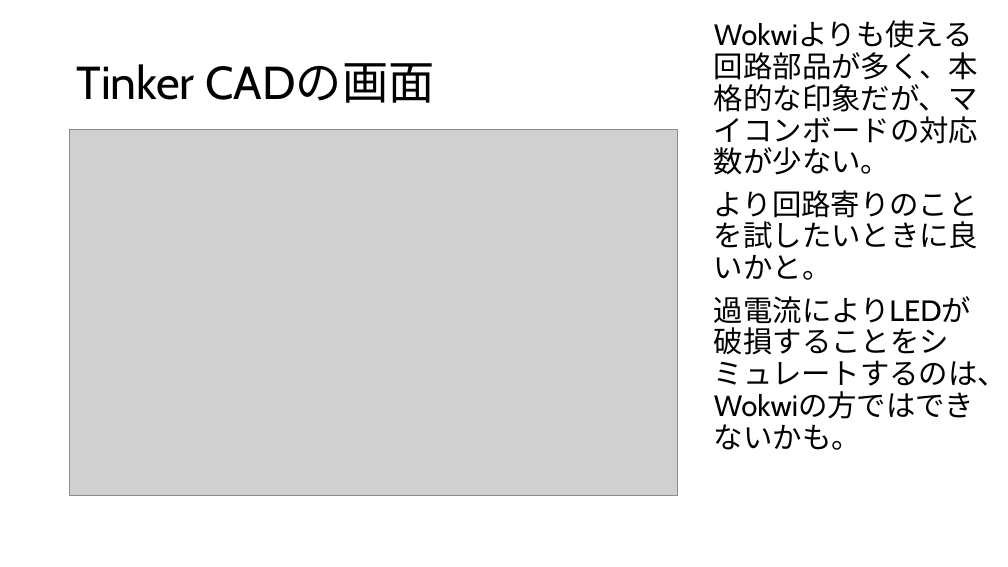
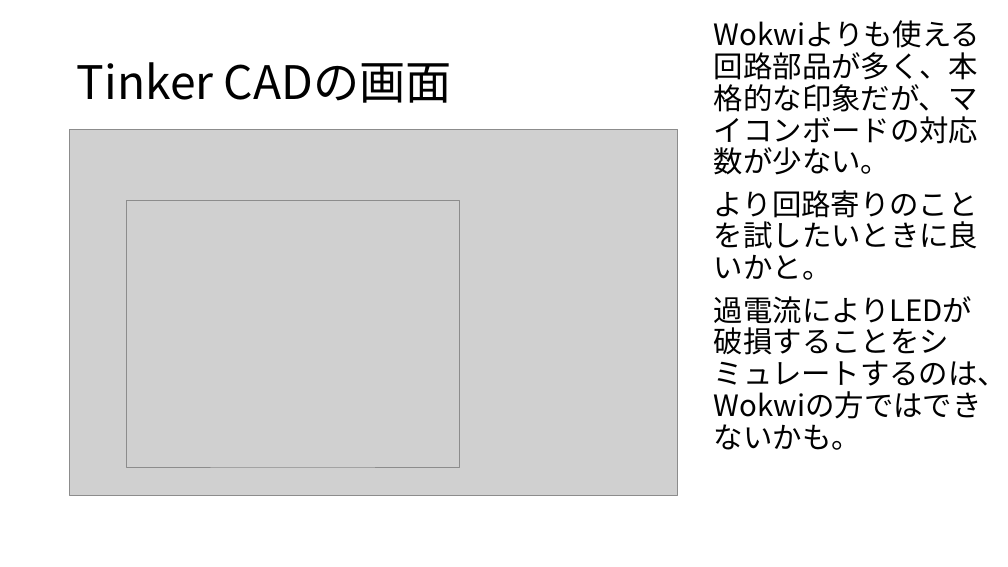
Before and after one commit to potechisakura/ren01, a slide deck: slide 7 of 01.pptx (slide 5 before the commit). Drawn at 1008x567 pixels with LibreOffice and Linux fonts; fonts in the diff are those of the drawing; grey boxes stand for pictures. Boxes give left, top, right and bottom in pixels: in the first picture for what was removed or moved away, otherwise in the second. Text is boxed around its words. In the diff, an @@ line names an element or a change of style, - is before the commit and + after.

```diff
--- a/01.pptx
+++ b/01.pptx
@@ text "Wokwiよりも使える回路部品が多く、本格的な印象だが、マイコンボードの対応数が少ない。" at [714,52,1007,450]: font Cabin to Noto Sans CJK JP @@
@@ title "Tinker CADの画面" at [77,62,452,103]: font Cabin to Noto Sans CJK JP @@
@@ picture added at [126,200,460,467] @@
```
Also in this commit, not shown: 25 other slides changed, 3 slides added.
